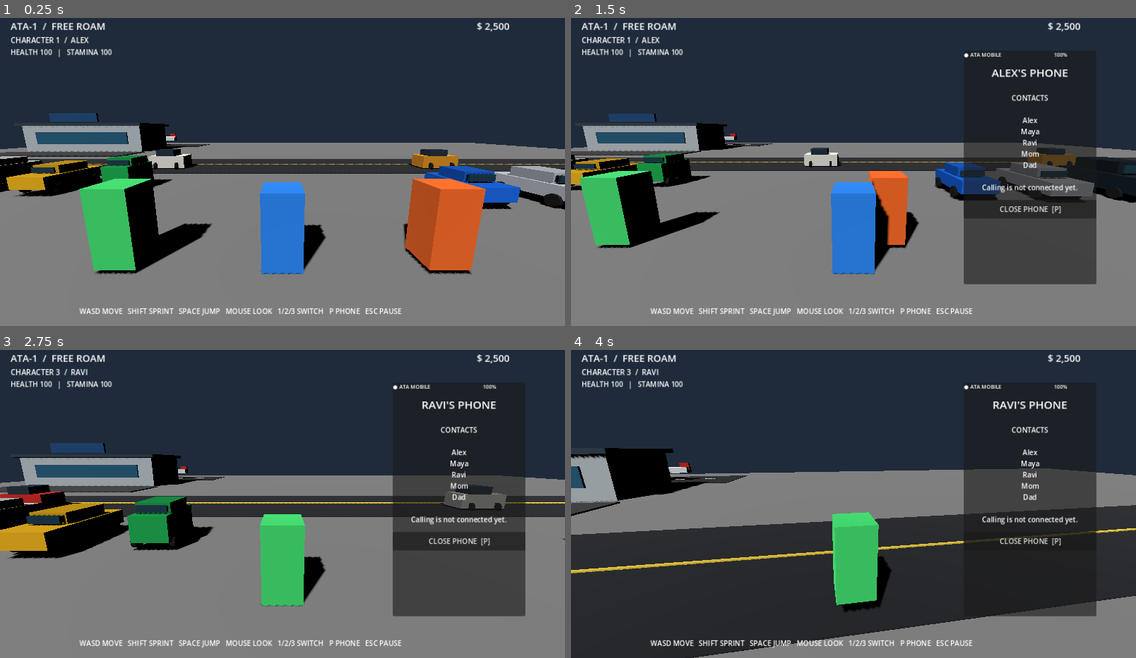
Above: before the commit, frames 1-4 (two rows, left to right).
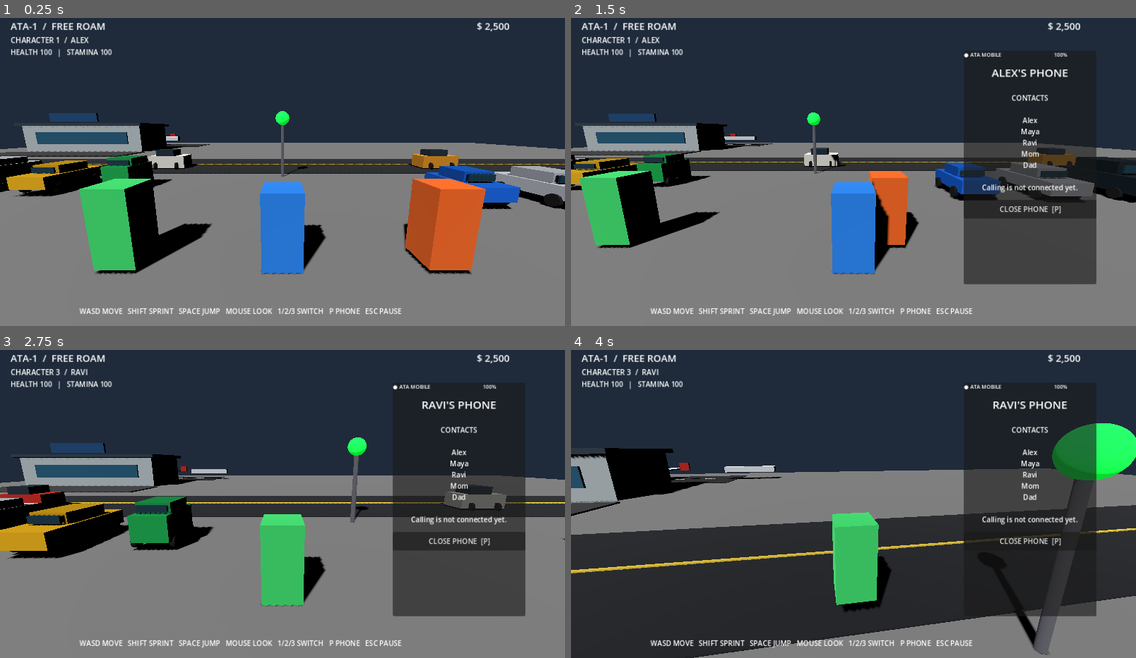
Above: after the commit, the same moments.

Repository: anirudhadebbarma031214-commits/ATA-1
Game: Godot game, scene res://scenes/main.tscn
Two runs of this game, one before a commit and one after it. Both use one fixed random seed, a clock stepped at 60 frames per second and the inputs below.
Inputs (mouse positions are in pixels of both pictures, inside the frame that each line leads up to):
- Up to frame 1 (0.25 s): no input
- Up to frame 2 (1.5 s): tap Enter at 0.5 s; move the mouse to (977, 150) at 0.52 s; hold D 0.53-1.28 s; tap P at 0.6 s; click (977, 150) at 0.67 s; tap Space at 0.77 s; move the mouse to (740, 184) at 1.27 s; hold S from 1.28 s (still down); tap 1 at 1.35 s
- Up to frame 3 (2.75 s): tap Space at 1.52 s; move the mouse to (293, 494) at 2.02 s; release S at 2.03 s; hold W from 2.03 s (still down); tap 3 at 2.1 s
- Up to frame 4 (4 s): keep holding W; move the mouse to (847, 504) at 2.77 s; tap 0 at 2.85 s; tap Space at 3.02, 3.77 s; move the mouse to (893, 504) at 3.52 s; hold Shift from 3.53 s (still down)

The runs differ from the first frame. In frame 1, 0.2% of the frame differs, in the area x 30-55%, y 30-52%; in frame 2, 0.2%; in frame 3, 0.5%; in frame 4, 3.1%, in the area x 17-100%, y 23-100%.

Commit message:
Connect driving and transport gameplay to main scene

Diff:
--- a/scenes/main.tscn
+++ b/scenes/main.tscn
@@ -1,10 +1,11 @@
-[gd_scene load_steps=10 format=3]
+[gd_scene load_steps=11 format=3]
 
 [ext_resource type="Script" path="res://scripts/player.gd" id="1_player"]
 [ext_resource type="Script" path="res://scripts/hud.gd" id="2_hud"]
 [ext_resource type="Script" path="res://scripts/indian_vehicles.gd" id="3_vehicles"]
 [ext_resource type="Script" path="res://scripts/traffic_system.gd" id="4_traffic"]
 [ext_resource type="Script" path="res://scripts/transport_hubs.gd" id="5_hubs"]
+[ext_resource type="Script" path="res://scripts/transport_gameplay.gd" id="6_gameplay"]
 
 [sub_resource type="PlaneMesh" id="PlaneMesh_ground"]
 size = Vector2(100, 100)
@@ -103,6 +104,9 @@
 [node name="TransportHubs" type="Node3D" parent="."]
 script = ExtResource("5_hubs")
 
+[node name="TransportGameplay" type="Node3D" parent="."]
+script = ExtResource("6_gameplay")
+
 [node name="HUD" type="CanvasLayer" parent="."]
 script = ExtResource("2_hud")
 
